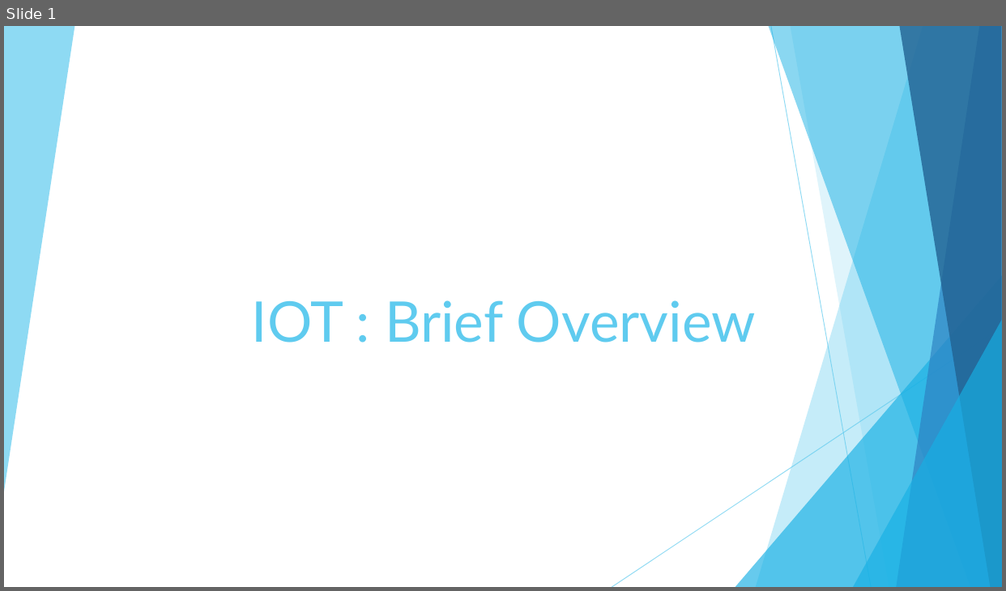
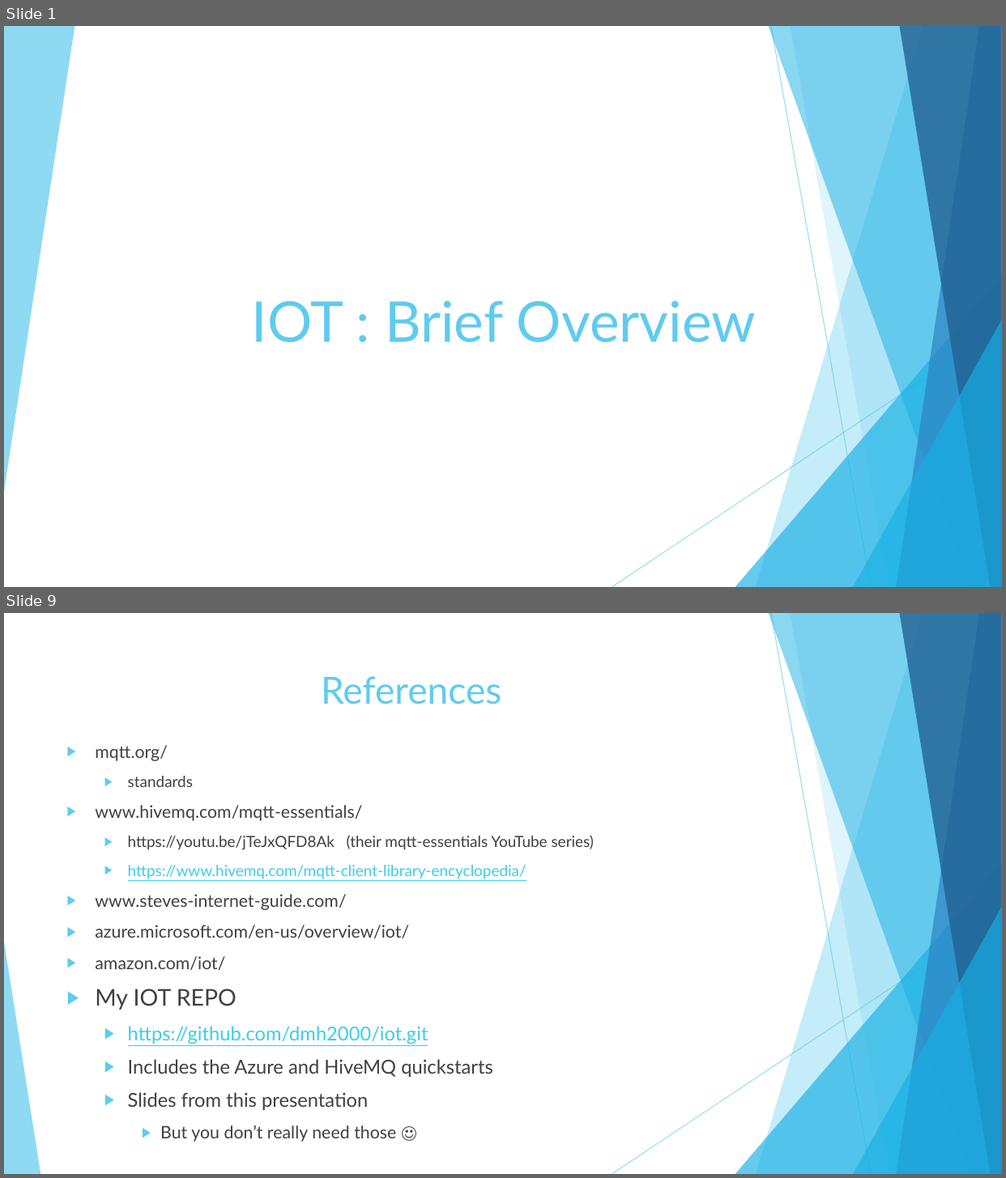
Before and after one commit to dmh2000/iot, a slide deck: IOT.pptx. Shown one above the other, each under a label of ours: slide 1 before the commit, slides 1 and 9 after it; the slides between them are not shown. The pictures are 1006x591 and 1006x1178 pixels, drawn with LibreOffice and Linux fonts; fonts in the diff are those of the drawing. Boxes give left, top, right and bottom in pixels: in the first picture for what was removed or moved away, otherwise in the second. Text is boxed around its words. In the diff, an @@ line names an element or a change of style, - is before the commit and + after.

```diff
--- a/IOT.pptx
+++ b/IOT.pptx
@@ slide 9 added at [4,613,1002,1174], background #FFFFFF; not listed: 9 template elements that a slide beside it also shows @@
@@ title added at [321,676,501,705], 36 pt, text #5FCBEF @@
+References
@@ text added at [95,745,594,1142], 16.6 pt, text #404040 @@
+▶ mqtt.org/
+  ▶ standards
+▶ www.hivemq.com/mqtt-essentials/
+  ▶ https://youtu.be/jTeJxQFD8Ak (their mqtt-essentials YouTube series)
+  ▶ https://www.hivemq.com/mqtt-client-library-encyclopedia/
+▶ www.steves-internet-guide.com/
+▶ azure.microsoft.com/en-us/overview/iot/
+▶ amazon.com/iot/
+▶ My IOT REPO
+  ▶ https://github.com/dmh2000/iot.git
+  ▶ Includes the Azure and HiveMQ quickstarts
+  ▶ Slides from this presentation
+    ▶ But you don’t really need those ☺
@@ triangle added at [4,942,40,1174], fill #5FCBEF at 70% opacity @@
```
Also in this commit, not shown: 5 slides changed, 3 other slides added, 1 slide removed.
